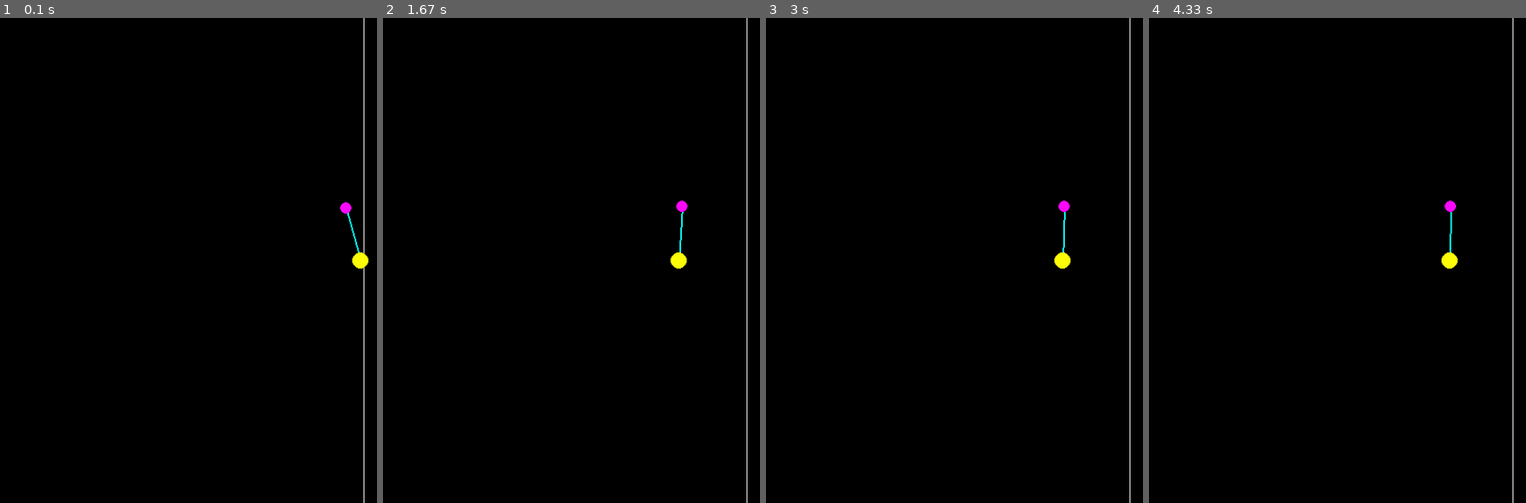
Above: before the commit, frames 1-4 (left to right).
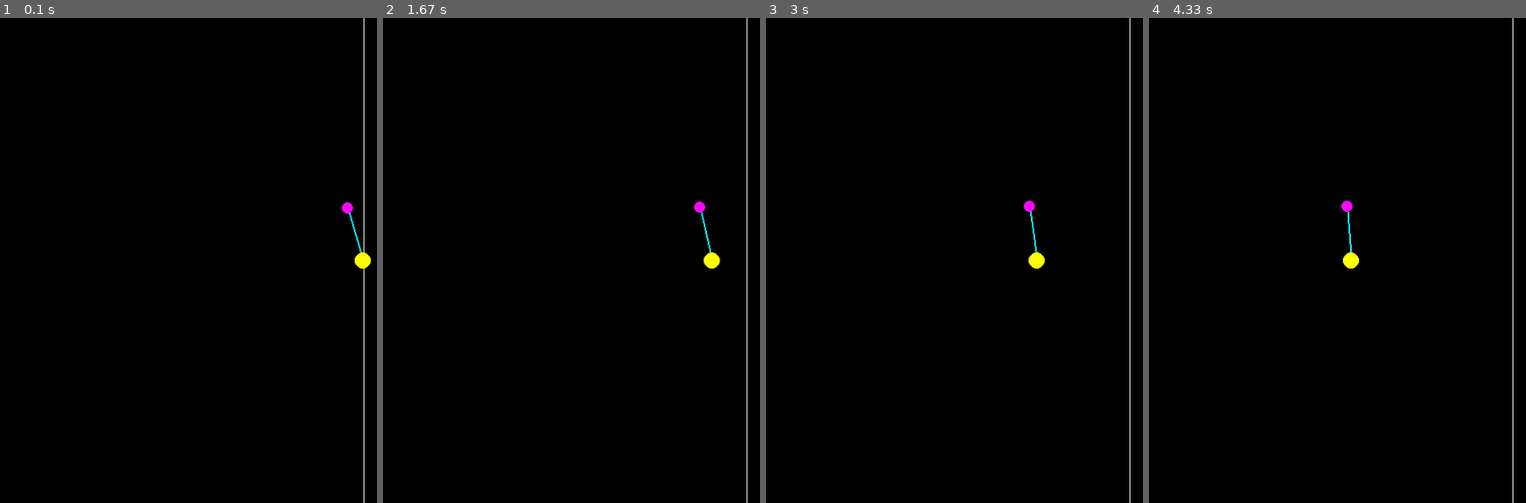
Above: after the commit, the same moments.

Repository: troncosoae/tareas-ctrl-intel
Game: pygame game, started from t3_v2/main.py
The game is run twice, just before and just after one commit, with the same random seed, the same clock (stepped at 60 frames per second) and the same inputs.
Inputs:
- Up to frame 1 (0.1 s): no input
- Up to frame 2 (1.67 s): no input
- Up to frame 3 (3 s): no input
- Up to frame 4 (4.33 s): no input

The runs differ from the first frame. In frame 1, 0.2% of the frame differs, in the area x 90-99%, y 37-52%; in frame 2, 0.5%, in the area x 76-90%, y 37-52%; in frame 3, 0.5%; in frame 4, 0.5%.

Commit message:
init models for prediction, lqr controller working correctly

Diff:
--- a/t3_v2/ControlBoxes.py
+++ b/t3_v2/ControlBoxes.py
@@ -28,3 +28,22 @@
 
         u = error*self.kp + self.int_error*self.ki + der_error*self.kd
         return {self.man_v_name: u}
+
+
+class LQRController(SimulationBox):
+
+    def __init__(self, key, inputs_keys, man_v_name, K):
+        SimulationBox.__init__(
+            self, key, inputs_keys, [man_v_name])
+        self.man_v_name = man_v_name
+
+        self.K = K
+
+    def advance(self, input_values):
+        super().advance(input_values)
+
+        u = 0
+        for k in self.inputs_keys:
+            u += self.K[k]*input_values[k]
+
+        return {self.man_v_name: u}
--- /dev/null
+++ b/t3_v2/ModelBoxes.py
@@ -0,0 +1,123 @@
+import numpy as np
+
+from Simulation import SimulationBox
+
+
+class PendulumModel(SimulationBox):
+    def __init__(self, key, Ts, **kwargs):
+        SimulationBox.__init__(
+            self, key, ['u', 'theta', 'theta_dot', 'x', 'x_dot', 'F'],
+            ['theta_pred', 'theta_dot_pred', 'x_pred', 'x_dot_pred', 'F_pred'])
+        self.cts = {
+            'Ts': Ts, 'fs': 1/Ts, 'l': 0.67, 'M': 1, 'm': 0.34, 'g': 9.8}
+
+        self.state = {
+            'F': 0,
+            'theta': kwargs.get('theta_0', 0),
+            'theta_dot': kwargs.get('theta_dot_0', 0),
+            'x': kwargs.get('x_0', 0),
+            'x_dot': kwargs.get('x_dot_0', 0),
+        }
+
+    def advance(self, input_values):
+        super().advance(input_values)
+        u = input_values['u']
+        c = self.cts
+        # theta = input_values['theta']
+        # theta_dot = input_values['theta_dot']
+        # x = input_values['x']
+        # x_dot = input_values['x_dot']
+        # F = input_values['F']
+        theta = self.state['theta']
+        theta_dot = self.state['theta_dot']
+        x = self.state['x']
+        x_dot = self.state['x_dot']
+        F = self.state['F']
+
+        self.state['theta'] += c['Ts']*theta_dot
+        self.state['theta_dot'] += c['Ts']*(
+            (
+                (c['M'] + c['m'])*c['g']*np.sin(theta) +
+                (F + c['m']*c['l']*np.sin(theta)*theta_dot**2)*np.cos(theta)
+            )/(
+                - c['m']*c['l']*np.cos(theta)**2 + (c['M'] + c['m'])*c['l']
+            )
+        )
+        self.state['x'] += c['Ts']*x_dot
+        self.state['x_dot'] += c['Ts']*(
+            (
+                F + c['m']*c['l']*np.sin(theta)*theta_dot**2 -
+                c['m']*c['g']*np.cos(theta)*np.sin(theta)
+            )/(
+                -c['M'] + c['m'] + c['m']*np.cos(theta)**2
+            )
+        )
+        self.state['F'] += c['Ts']*(-100*F + 100*u)
+
+        preds = {
+            'theta_pred': self.state['theta'],
+            'theta_dot_pred': self.state['theta_dot'],
+            'x_pred': self.state['x'],
+            'x_dot_pred': self.state['x_dot'],
+            'F_pred': self.state['F']
+        }
+
+        # print(preds)
+
+        return preds
+
+
+class LinearPendulumModel(SimulationBox):
+    def __init__(self, key, Ts, **kwargs):
+        SimulationBox.__init__(
+            self, key, ['u', 'theta', 'theta_dot', 'x', 'x_dot', 'F'],
+            ['theta_pred', 'theta_dot_pred', 'x_pred', 'x_dot_pred', 'F_pred'])
+        self.cts = {
+            'Ts': Ts, 'fs': 1/Ts, 'l': 0.67, 'M': 1, 'm': 0.34, 'g': 9.8}
+
+        self.state = {
+            'F': 0,
+            'theta': kwargs.get('theta_0', 0),
+            'theta_dot': kwargs.get('theta_dot_0', 0),
+            'x': kwargs.get('x_0', 0),
+            'x_dot': kwargs.get('x_dot_0', 0),
+        }
+
+    def advance(self, input_values):
+        super().advance(input_values)
+        u = input_values['u']
+        c = self.cts
+        # theta = input_values['theta']
+        # theta_dot = input_values['theta_dot']
+        # x = input_values['x']
+        # x_dot = input_values['x_dot']
+        # F = input_values['F']
+        theta = self.state['theta']
+        theta_dot = self.state['theta_dot']
+        x = self.state['x']
+        x_dot = self.state['x_dot']
+        F = self.state['F']
+
+        self.state['theta'] += c['Ts']*theta_dot
+        self.state['theta_dot'] += c['Ts']*(
+            -(c['M'] + c['m'])*c['g']/(c['M']*c['l'])*theta +
+            1/(c['M']*c['l'])*F
+        )
+        self.state['x'] += c['Ts']*x_dot
+        self.state['x_dot'] += c['Ts']*(
+            -c['m']*c['g']/c['M']*theta +
+            1/c['M']*F
+        )
+        self.state['F'] += c['Ts']*(-100*F + 100*u)
+
+        preds = {
+            'theta_pred': self.state['theta'],
+            'theta_dot_pred': self.state['theta_dot'],
+            'x_pred': self.state['x'],
+            'x_dot_pred': self.state['x_dot'],
+            'F_pred': self.state['F']
+        }
+
+        # print(preds)
+
+        return preds
--- a/t3_v2/SystemBoxes.py
+++ b/t3_v2/SystemBoxes.py
@@ -6,7 +6,7 @@
 class PendulumSystem(SimulationBox):
     def __init__(self, key, Ts, **kwargs):
         SimulationBox.__init__(
-            self, key, ['u'], ['theta', 'theta_dot', 'x', 'x_dot'])
+            self, key, ['u'], ['theta', 'theta_dot', 'x', 'x_dot', 'F'])
         self.cts = {
             'Ts': Ts, 'fs': 1/Ts, 'l': 0.67, 'M': 1, 'm': 0.34, 'g': 9.8}
 
@@ -52,5 +52,6 @@
             'theta': self.state['theta'],
             'theta_dot': self.state['theta_dot'],
             'x': self.state['x'],
-            'x_dot': self.state['x_dot']
+            'x_dot': self.state['x_dot'],
+            'F': self.state['F']
         }
--- a/t3_v2/main.py
+++ b/t3_v2/main.py
@@ -1,8 +1,9 @@
 from Simulation import Simulation, get_close_sim_for_box
 from SystemBoxes import PendulumSystem
 from PygameBoxes import PendulumWindow
-from ControlBoxes import PIDController
+from ControlBoxes import PIDController, LQRController
 from MeasuringBoxes import PlottingMeasurer
+from ModelBoxes import PendulumModel, LinearPendulumModel
 
 
 if __name__ == "__main__":
@@ -14,12 +15,19 @@
     pendulum_system = PendulumSystem('p_sys', Ts, theta_0=-0.3)
     pygame_tracker = PendulumWindow(
         'pygame', ['x', 'theta'], 1/Ts, get_close_sim_for_box(sim))
-    pid_controller = PIDController(
-        'pid', 'ref', 'theta', 'u', -74, -110, -12, Ts)
-    measurer = PlottingMeasurer('meas', ['u', 'theta'], Ts)
+    # pid_controller = PIDController(
+    #     'pid', 'ref', 'theta', 'u', -74, -110, -12, Ts)
+    lqr_controller = LQRController(
+        'lqr', ['theta', 'theta_dot', 'F'], 'u',
+        {'theta': -29.5, 'theta_dot': -7.20, 'F': 0.107})
+    measurer = PlottingMeasurer('meas', ['u', 'theta', 'theta_pred'], Ts)
+    pendulum_model = LinearPendulumModel('model', Ts, theta_0=-0.3)
+    # pendulum_model = PendulumModel('model', Ts, theta_0=-0.29)
 
     sim.add_box(pendulum_system, {'u': 0})
-    sim.add_box(pid_controller, {'ref': 0})
+    # sim.add_box(pid_controller, {'ref': 0})
+    sim.add_box(lqr_controller)
+    sim.add_box(pendulum_model)
     sim.add_box(measurer)
     sim.add_box(pygame_tracker)
 
@@ -27,4 +35,4 @@
 
     pygame_tracker.quit_pygame()
 
-    measurer.plot_values()
+    measurer.plot_values(['theta', 'theta_pred'])
